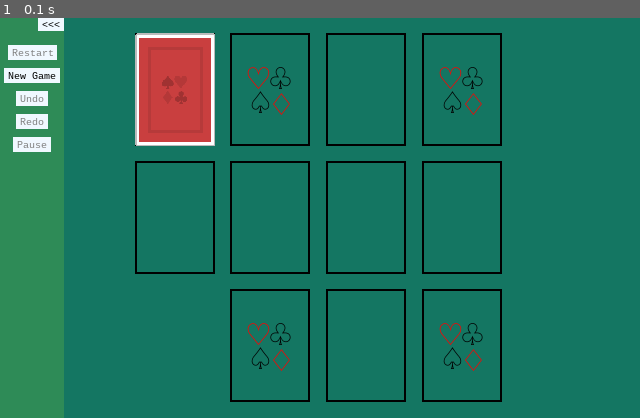
Above: before the commit, frame 1.
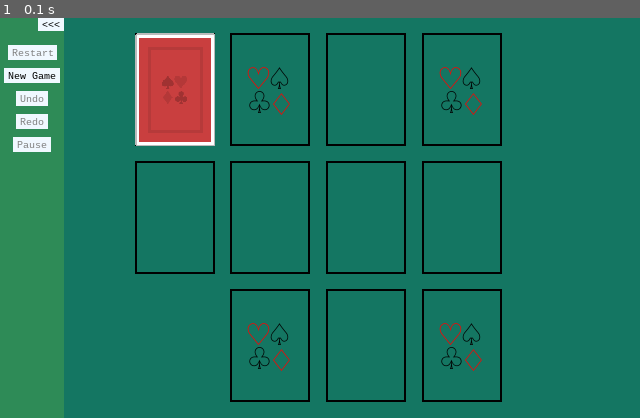
Above: after the commit, the same moment.

Repository: alexetsnyder/OuroborosPython
Game: pygame game, started from Pygame/FourSeasons/game.py
Two runs of this game, one before a commit and one after it. Both use one fixed random seed, a clock stepped at 60 frames per second and the inputs below.
Inputs:
- Up to frame 1 (0.1 s): no input

The runs differ from the first frame. In frame 1, 0.4% of the frame differs, in the area x 38-76%, y 12-88%.

Commit message:
Refactoring
Refactored some of the card data, so that the dictionaries are more readable. And recfactored the the deal method in deck to use a loaded list on where to deal cards.

Diff:
--- a/Pygame/FourSeasons/four_seasons.py
+++ b/Pygame/FourSeasons/four_seasons.py
@@ -39,10 +39,10 @@
 		self.value = card_val
 		self.tile_index = tile_index
 		self.is_showing = is_showing
-		self.card_str = CARD_LETTERS[self.value]
-		self.suit_char = SUITS_CHAR[suit]
-		self.suit_str = SUITS_STR[suit]
-		self.suit_color = SUITS_COLOR[suit]
+		self.card_str = CARD_VAL_TO_STR[self.value]
+		self.suit_char = SUIT_TO_CHAR[suit]
+		self.suit_str = SUIT_TO_STR[suit]
+		self.suit_color = SUIT_TO_COLOR[suit]
 		self.rect = go.Rect((0, 0), (0, 0), is_visible=False)
 		self.card_back = pygame.image.load('{0}/{1}'.format(Card.SOURCE_FOLDER, Card.CARD_BACK_IMAGE_FILE)).convert()
 		self.card_front = pygame.image.load('{0}/card{1}{2}.png'.format(Card.SOURCE_FOLDER, self.suit_str, self.card_str)).convert()
@@ -126,6 +126,7 @@
 		self.seed = -1
 		self.deck = []
 		self.active_cards = []
+		self.deal_order = imp.IMP().config.try_get('NEW_DEAL', [])
 		self.create()
 		self.wire_events()
 
@@ -218,18 +219,12 @@
 
 	def deal(self, tiles):
 		self.reset()
-		deck_tile = tiles[DeckTile.INDEX]
-		self.draw_card(self.deck[0], tiles[FoundationTile.INDEXES[0]])
-		events.UserEvent(CustomEvent.FIRST_CARD).post(card=self.deck[0])
-		for i in range(1, Deck.DEALT_CARDS - 1):
-			self.draw_card(self.deck[i], tiles[TableueTile.INDEXES[i - 1]])
-		self.draw_card(self.deck[Deck.DEALT_CARDS - 1], tiles[DiscardTile.INDEX])
-		self.active_cards += [i for i in range(Deck.DEALT_CARDS)]
-		deck_tile.update_text(str(len(self.deck) - len(self.active_cards)))
+		index = 0
+		for i in self.deal_order:
+			tiles[i].lay(self.deck[index])
+			self.active_cards.append(index)
+			index += 1
 		return self
-
-	def draw_card(self, card, tile):
-		tile.lay(card)
 
 	def reset(self):
 		self.active_cards.clear()
@@ -351,7 +346,6 @@
 		font_info = go.FontInfo(font_size=self.font_size, font_name=Card.SUIT_FONT, font_color=Color.BLACK)
 		self.card_value_text_top = go.RenderText('', is_visible=False, font_info=font_info)
 		self.card_value_text_bottom = go.RenderText('', is_visible=False, font_info=font_info)
-		self.suits_list = [Suits.HEARTS, Suits.CLUBS, Suits.SPADES, Suits.DIAMONDS]
 		self.creat_suit_emblem()
 		self.wire_events()
 
@@ -360,9 +354,9 @@
 		self.postion_suit_emblem()
 
 	def creat_suit_emblem(self):
-		for suit in self.suits_list:
-			font_info = go.FontInfo(font_size=self.font_size, font_color=SUITS_COLOR[suit], font_name=Card.SUIT_FONT)
-			self.foundation_suit_texts.append(go.RenderText(SUITS_CHAR[suit], font_info=font_info))
+		for suit in SUITS:
+			font_info = go.FontInfo(font_size=self.font_size, font_color=SUIT_TO_COLOR[suit], font_name=Card.SUIT_FONT)
+			self.foundation_suit_texts.append(go.RenderText(SUIT_TO_CHAR[suit], font_info=font_info))
 
 	def postion_suit_emblem(self):
 		center_signs = ((-1, -1), (1, -1), (-1, 1), (1, 1))
@@ -406,6 +400,11 @@
 		elif self.first_card.value == card.value:
 			return True
 		return False
+
+	def lay(self, card):
+		if self.first_card == None:
+			events.UserEvent(CustomEvent.FIRST_CARD).post(card=card)
+		super().lay(card)
 
 	def is_complete(self):
 		return len(self.cards) == Deck.CARD_COUNT
--- /dev/null
+++ b/Pygame/FourSeasons/fs.py
@@ -0,0 +1,8 @@
+#fs.py
+from structs import *
+
+def winnable_hands(self):
+	pass
+
+if __name__=='__main__':
+	pass
--- a/Pygame/FourSeasons/game.py
+++ b/Pygame/FourSeasons/game.py
@@ -6,7 +6,6 @@
 from structs import *
 
 #ToDo:
-# 1) Quick Click (click on a card and it is placed on a tile).
 # 2) Timer.
 # 3) Score.
 # 5) Only winable hands.
--- a/Pygame/FourSeasons/structs.py
+++ b/Pygame/FourSeasons/structs.py
@@ -44,34 +44,38 @@
 	TILE_DBL_CLICKED   = 17
 	CARD_DROPPED       = 18
 
-class Suits:
+class Suit:
 	DIAMONDS = 0
 	HEARTS   = 1
 	SPADES   = 2
 	CLUBS    = 3
 
-SUITS_CHAR = {
- 	Suits.DIAMONDS : '♢',
- 	Suits.HEARTS   : '♡',
- 	Suits.SPADES   : '♤',
-	Suits.CLUBS    : '♧'
+SUITS = [Suit.HEARTS, Suit.SPADES, Suit.CLUBS, Suit.DIAMONDS]
+
+SUIT_TO_CHAR = {
+ 	Suit.DIAMONDS : '♢',
+ 	Suit.HEARTS   : '♡',
+ 	Suit.SPADES   : '♤',
+	Suit.CLUBS    : '♧'
 }
 
-SUITS_STR = {
- 	Suits.DIAMONDS : 'Diamonds',
- 	Suits.HEARTS   : 'Hearts',
- 	Suits.SPADES   : 'Spades',
-	Suits.CLUBS    : 'Clubs'
+SUIT_TO_STR = {
+ 	Suit.DIAMONDS : 'Diamonds',
+ 	Suit.HEARTS   : 'Hearts',
+ 	Suit.SPADES   : 'Spades',
+	Suit.CLUBS    : 'Clubs'
 }
 
-SUITS_COLOR = {
- 	Suits.DIAMONDS : Color.RED,
- 	Suits.HEARTS   : Color.RED,
- 	Suits.SPADES   : Color.BLACK,
- 	Suits.CLUBS    : Color.BLACK
+SUIT_TO_COLOR = {
+ 	Suit.DIAMONDS : Color.RED,
+ 	Suit.HEARTS   : Color.RED,
+ 	Suit.SPADES   : Color.BLACK,
+ 	Suit.CLUBS    : Color.BLACK
 }
 
-CARD_VALUES = {
+CARD_VALUES = [1, 2, 3, 4, 5, 6, 7, 8, 9, 10, 11, 12, 13]
+
+CARD_STR_TO_VAL = {
 	'A' :    1,
 	'2' :    2,
 	'3' :    3,
@@ -87,7 +91,7 @@
 	'K' :   13
 }
 
-CARD_LETTERS = {
+CARD_VAL_TO_STR = {
 	 1  :  'A',
 	 2  :  '2',
 	 3  :  '3',
